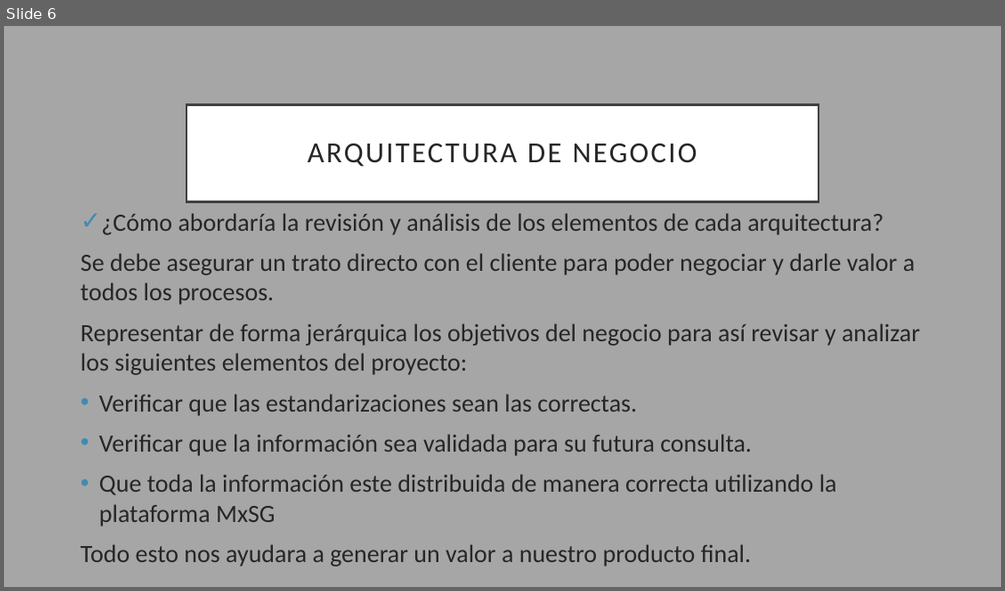
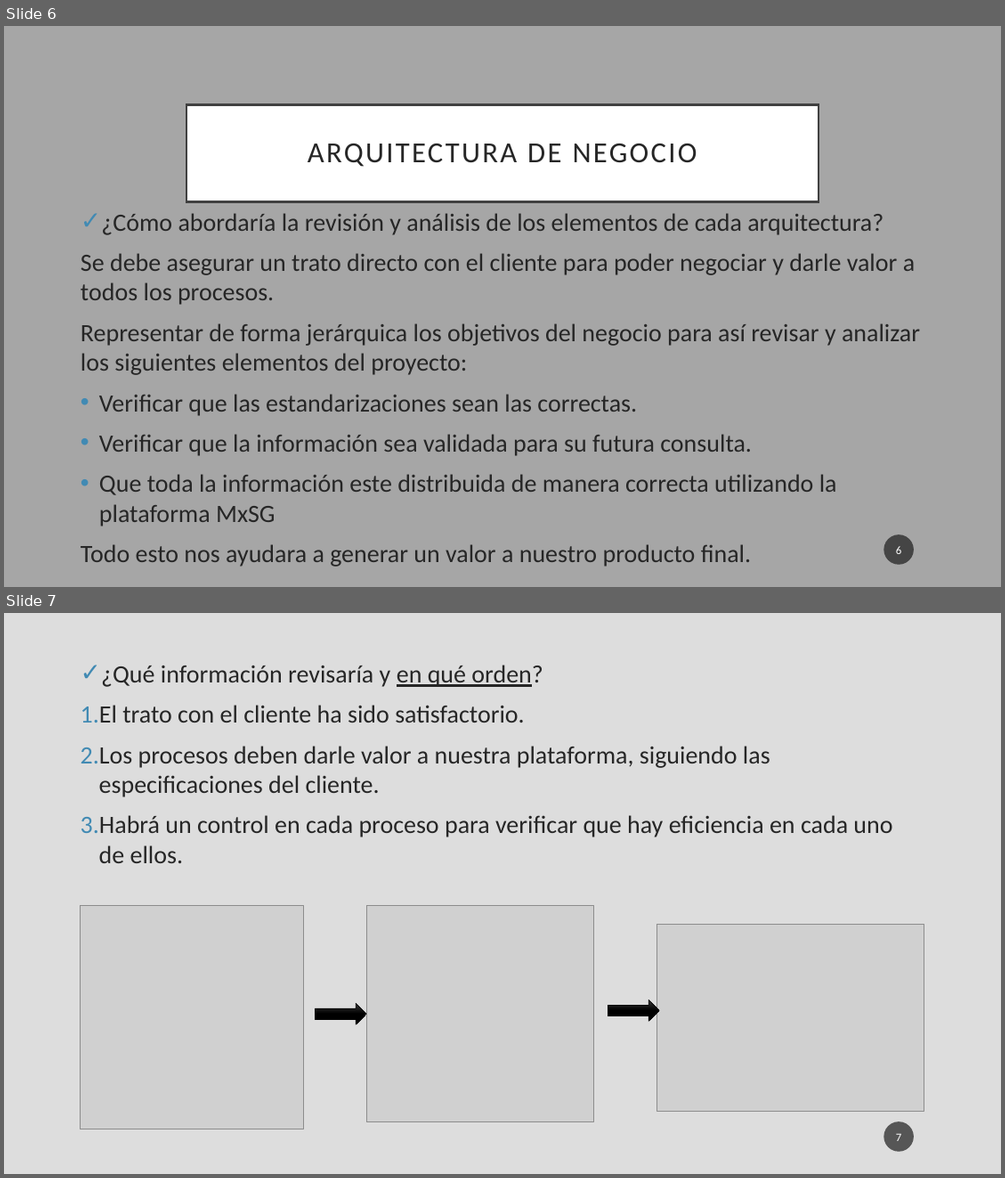
Before and after one commit to LeonelCano/Prueba1, a slide deck: Demanda 8.pptx. Shown one above the other, each under a label of ours: slide 6 before the commit, slides 6 and 7 after it. The pictures are 1005x591 and 1005x1178 pixels, drawn with LibreOffice and Linux fonts; fonts in the diff are those of the drawing; grey boxes stand for pictures. Boxes give left, top, right and bottom in pixels: in the first picture for what was removed or moved away, otherwise in the second. Text is boxed around its words. In the diff, an @@ line names an element or a change of style, - is before the commit and + after.

```diff
--- a/Demanda 8.pptx
+++ b/Demanda 8.pptx
@@ slide 7 added at box(4, 613, 1001, 1174), background #DDDDDD @@
@@ text added at box(81, 665, 892, 863), 24 pt, text #262626 @@
+✓ ¿Qué información revisaría y en qué orden?
+1. El trato con el cliente ha sido satisfactorio.
+2. Los procesos deben darle valor a nuestra plataforma, siguiendo las especificaciones del cliente.
+3. Habrá un control en cada proceso para verificar que hay eficiencia en cada uno de ellos.
@@ picture added at box(81, 906, 304, 1129) @@
@@ picture added at box(367, 906, 594, 1121) @@
@@ picture added at box(657, 925, 923, 1111) @@
@@ right arrow added at box(316, 1004, 367, 1025), fill gradient #393939 to #000000, outline #000000 0.5 pt @@
@@ right arrow added at box(608, 999, 660, 1022), fill gradient #393939 to #000000, outline #000000 0.5 pt @@
@@ page number added at box(884, 1121, 914, 1151), fill #1D1D1D at 70% opacity, 11 pt, text #FFFFFF @@
+7
@@ slide 6 changed as well @@
@@ page number added at box(884, 534, 914, 564), fill #1D1D1D at 70% opacity, 11 pt, text #FFFFFF @@
+6
```
Also in this commit, not shown: 1 other slide changed, 6 other slides added, 5 slides removed.
